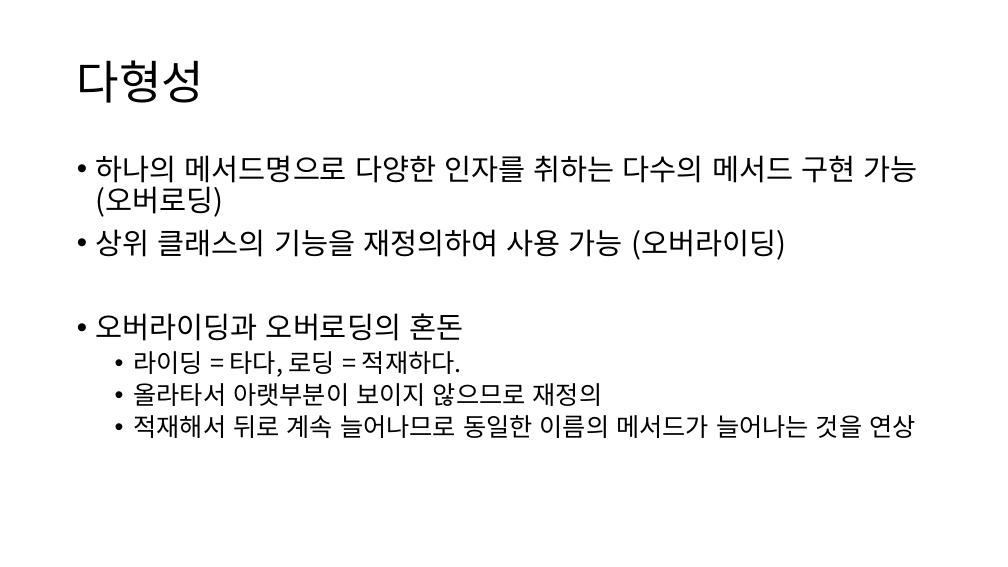
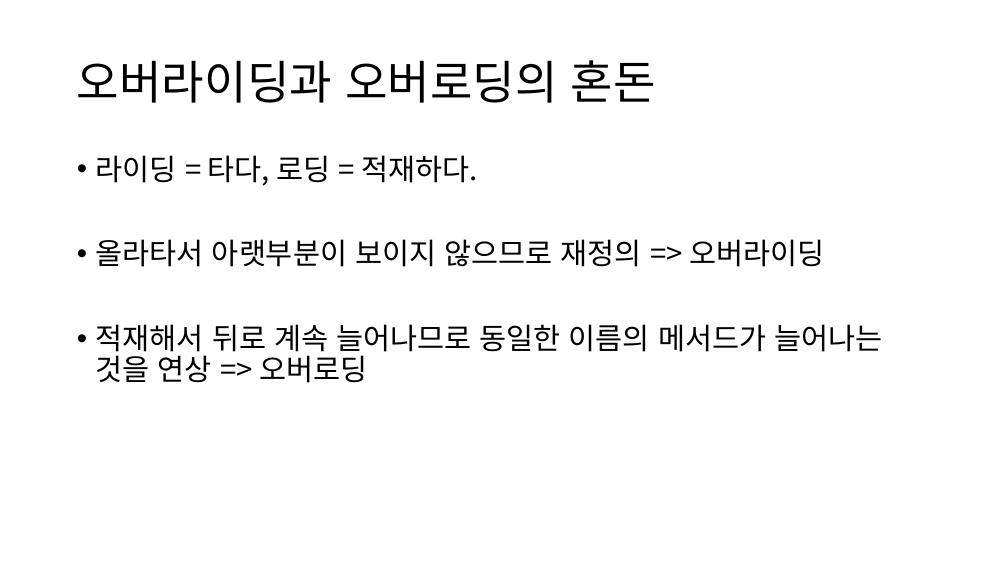
Before and after one commit to YonghoChoi/develop-note, a slide deck: slide 37 of ppt/객체지향 기본.pptx (slide 17 before the commit). Drawn at 1008x567 pixels with LibreOffice and Linux fonts; fonts in the diff are those of the drawing. Boxes give left, top, right and bottom in pixels: in the first picture for what was removed or moved away, otherwise in the second. Text is boxed around its words. In the diff, an @@ line names an element or a change of style, - is before the commit and + after.

```diff
--- a/ppt/객체지향 기본.pptx
+++ b/ppt/객체지향 기본.pptx
@@ title at [77, 60, 656, 103]: text changed @@
-다형성
+오버라이딩과 오버로딩의 혼돈
@@ text at [96, 155, 918, 341]: paragraphs removed @@
-• 하나의 메서드명으로 다양한 인자를 취하는 다수의 메서드 구현 가능(오버로딩)
-• 상위 클래스의 기능을 재정의하여 사용 가능 (오버라이딩)
-• 오버라이딩과 오버로딩의 혼돈
@@ text at [96, 155, 478, 186]: size 24 to 28 pt in "라이딩 = 타다, 로딩 = 적재하다."; list level 2 to 1 in "라이딩 = 타다, 로딩 = ..." @@
@@ text at [96, 239, 882, 383]: text changed; size 24 to 28 pt @@
-  • 올라타서 아랫부분이 보이지 않으므로 재정의
-  • 적재해서 뒤로 계속 늘어나므로 동일한 이름의 메서드가 늘어나는 것을 연상
+• 올라타서 아랫부분이 보이지 않으므로 재정의 => 오버라이딩
+• 적재해서 뒤로 계속 늘어나므로 동일한 이름의 메서드가 늘어나는 것을 연상 => 오버로딩
```
Also in this commit, not shown: 13 other slides changed, 27 slides added, 1 other file.
